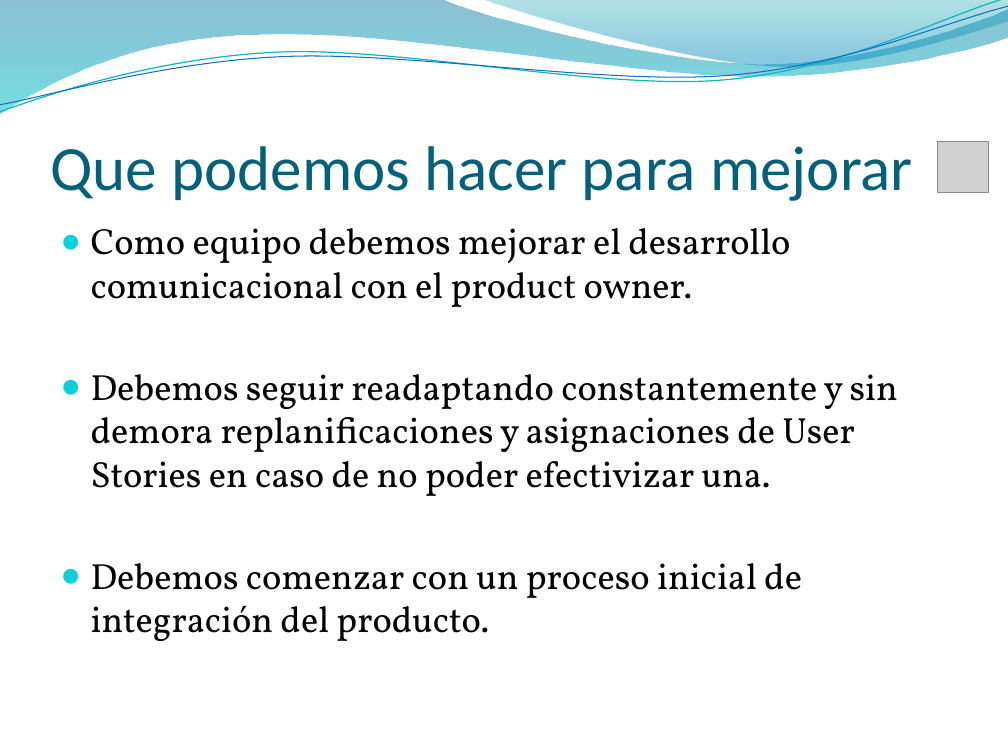
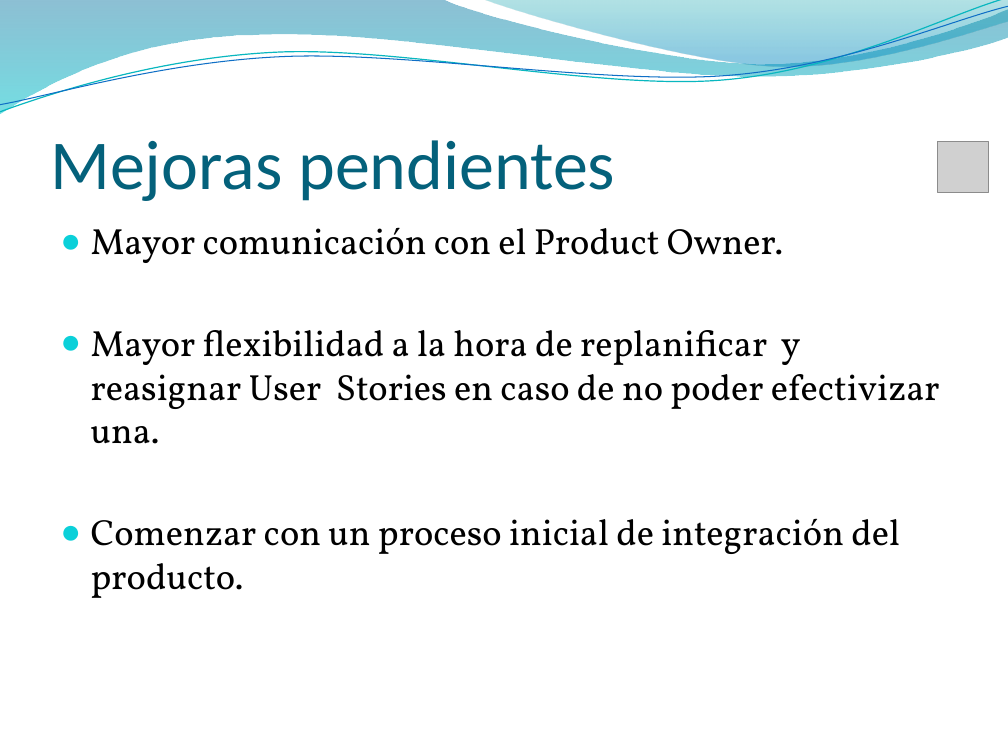
Before and after one commit to elcapo04/utn-frc-dlc-2011-liberal-peker, a slide deck: slide 10 of Proyecto final/SprintsDevelopment/Branch 02/DocumentosAEntregar/Sprint 02.pptx. Drawn at 1008x756 pixels with LibreOffice and Linux fonts; fonts in the diff are those of the drawing; grey boxes stand for pictures; background and template pictures are left out. Boxes give left, top, right and bottom in pixels: in the first picture for what was removed or moved away, otherwise in the second. Text is boxed around its words. In the diff, an @@ line names an element or a change of style, - is before the commit and + after.

```diff
--- a/Proyecto final/SprintsDevelopment/Branch 02/DocumentosAEntregar/Sprint 02.pptx
+++ b/Proyecto final/SprintsDevelopment/Branch 02/DocumentosAEntregar/Sprint 02.pptx
@@ title at (50,140,615,201): text changed; size 45 to 50 pt @@
-Que podemos hacer para mejorar
+Mejoras pendientes
@@ text at (91,227,940,598): text changed @@
-● Como equipo debemos mejorar el desarrollo comunicacional con el product owner.
-● Debemos seguir readaptando constantemente y sin demora replanificaciones y asignaciones de User Stories en caso de no poder efectivizar una.
-● Debemos comenzar con un proceso inicial de integración del producto.
+● Mayor comunicación con el Product Owner.
+● Mayor flexibilidad a la hora de replanificar y reasignar User Stories en caso de no poder efectivizar una.
+● Comenzar con un proceso inicial de integración del producto.
```
Also in this commit, not shown: 5 other slides changed.
